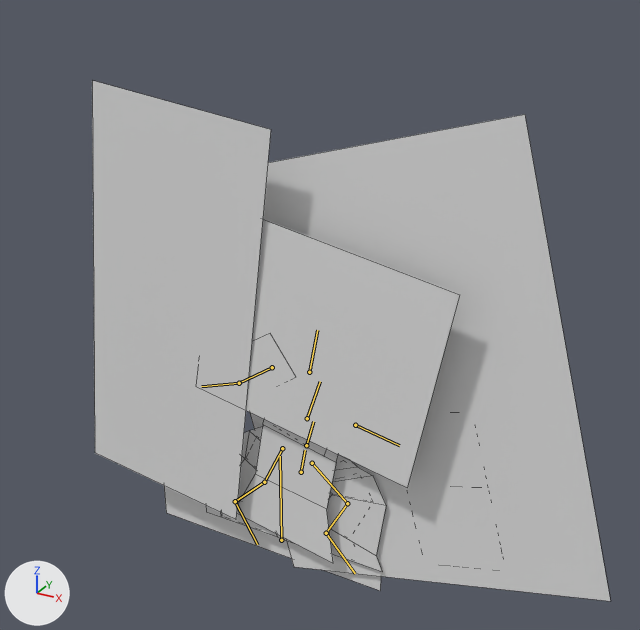
The FBX model Unity/Assets/Arcadians/AvatarMale/avatarMale.fbx: old version first, new version second.
One viewpoint serves both versions: a camera (50 mm lens) standing at (4.0, -6.45, 5.89) and looking at (0.33, 0.23, 2.55). The lights are fixed; the arrows at lower left show +X, +Y and +Z. Both versions are drawn at frame 10 of the action 'male.armature|m.atkWiz'; the numbers are the values there. The bones that bend it are drawn over the model as lines. Mesh edges are drawn as thin lines.

Objects in the first picture: 'avatar.Male'.
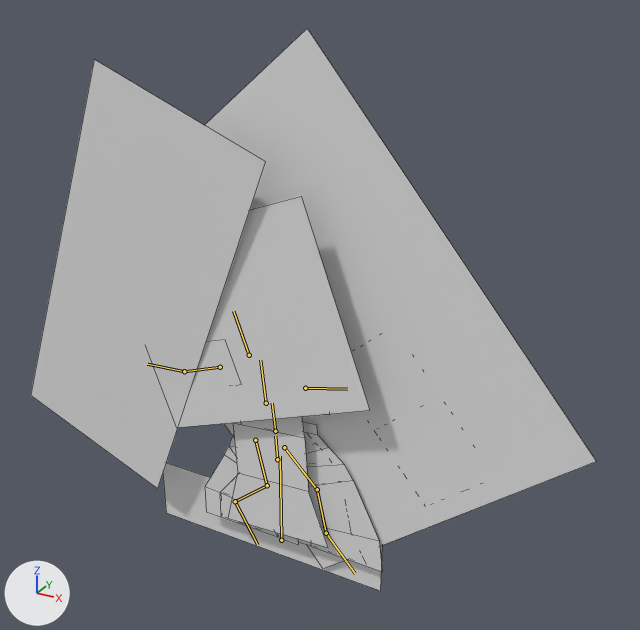
The edits, one by one:
Bone 'b_Spine.001' (bone_b_spine_001) moves from (0.148, -0.106, 0.0) to (-0.126, -0.047, 0.0).
Bone 'b_Spine.001' (bone_b_spine_001) turns from (0, 0, -10) to (0, 0, 4) degrees about its own x, y and z.
Bone 'b_Spine.002' (bone_b_spine_002) turns from (0, 0, -5) to (0, 0, 2) degrees about its own x, y and z.
Bone 'b_Spine.003' (bone_b_spine_003) turns from (0, 0, -3) to (0, 0, 0) degrees about its own x, y and z.
Bone 'b_Head' (bone_b_head) turns from (0, 0, 7) to (0, 0, 14) degrees about its own x, y and z.
Bone 'b_RArm.001' (bone_b_rarm_001) turns from (0, 0, -38) to (0, 0, -76) degrees about its own x, y and z.
Bone 'b_LLeg.001' (bone_b_lleg_001) turns from (0, 0, 20) to (0, 0, 1) degrees about its own x, y and z.
Bone 'b_LLeg.002' (bone_b_lleg_002) turns from (0, 0, -39) to (0, 0, 7) degrees about its own x, y and z.
Bone 'b_LFoot' (bone_b_lfoot) turns from (0, 0, 28) to (0, 0, -12) degrees about its own x, y and z.
Bone 'b_RLeg.001' (bone_b_rleg_001) turns from (0, 0, -8) to (0, 0, 17) degrees about its own x, y and z.
Bone 'b_RLeg.002' (bone_b_rleg_002) turns from (0, 0, 15) to (0, 0, -28) degrees about its own x, y and z.
Bone 'b_RFoot' (bone_b_rfoot) turns from (0, 0, 3) to (0, 0, 8) degrees about its own x, y and z.

Changed parts and their boxes [x1, y1, x2, y2] in the pictures (640 x 630 px):
'avatar.Male', posed (9% wider, 8% taller)
    before: [92, 80, 611, 601]
    after: [31, 29, 596, 591]
bone 'b_Spine.001', root to tip
    before: (301, 472) to (305, 450)
    after: (277, 459) to (275, 436)
bone 'b_Spine.002', root to tip
    before: (306, 445) to (313, 421)
    after: (275, 431) to (272, 403)
bone 'b_Spine.003', root to tip
    before: (307, 418) to (320, 381)
    after: (266, 403) to (260, 360)
bone 'b_Head', root to tip
    before: (309, 372) to (317, 330)
    after: (249, 355) to (233, 311)
bone 'b_RArm.001', root to tip
    before: (272, 367) to (239, 383)
    after: (220, 367) to (184, 371)
bone 'b_LLeg.001', root to tip
    before: (312, 463) to (347, 503)
    after: (284, 447) to (317, 489)
bone 'b_LLeg.002', root to tip
    before: (347, 503) to (326, 533)
    after: (317, 489) to (326, 533)
bone 'b_RLeg.001', root to tip
    before: (282, 448) to (264, 482)
    after: (255, 440) to (267, 485)
bone 'b_RLeg.002', root to tip
    before: (264, 482) to (235, 501)
    after: (267, 485) to (235, 501)
